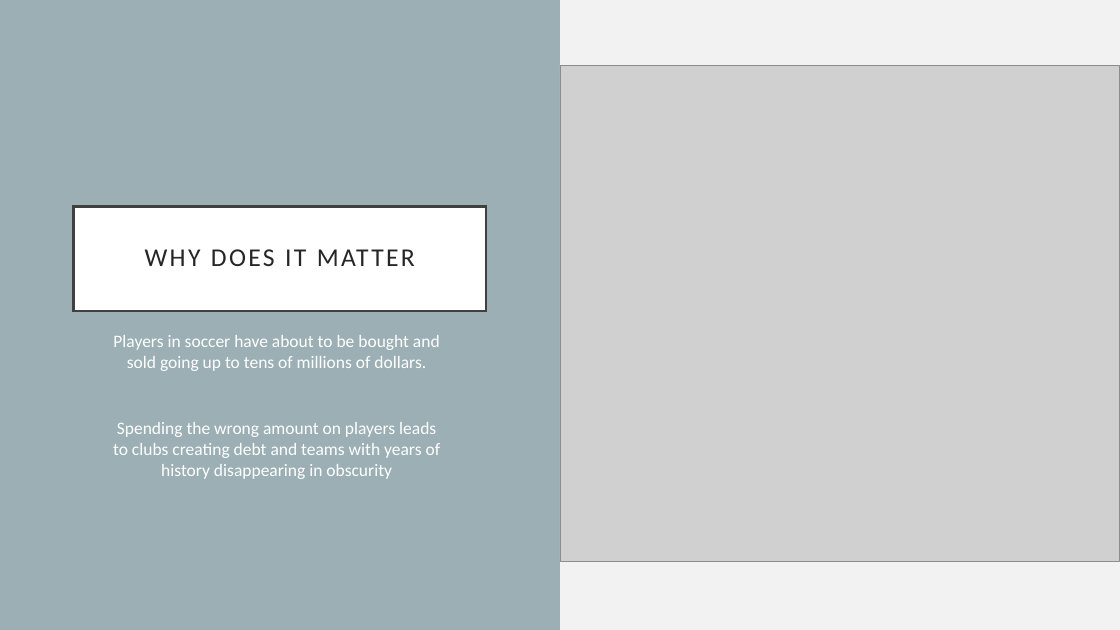
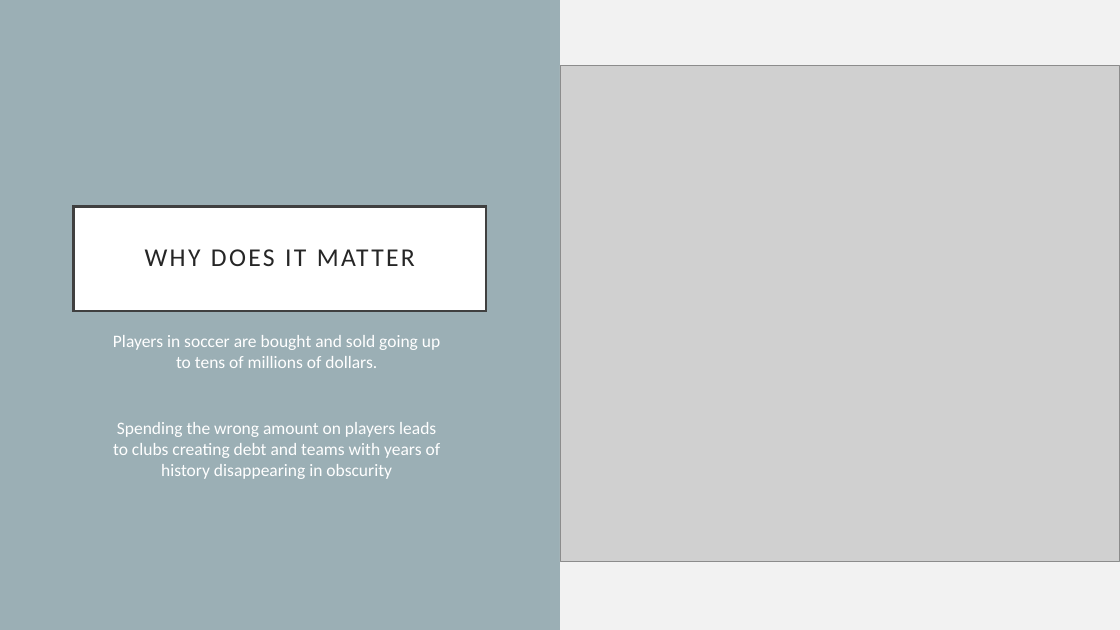
Before and after one commit to uaayub/MarketValuesSoccer, a slide deck: slide 2 of CSC382 Project Presentation.pptx. Drawn at 1120x630 pixels with LibreOffice and Linux fonts; fonts in the diff are those of the drawing; grey boxes stand for pictures. Boxes give left, top, right and bottom in pixels: in the first picture for what was removed or moved away, otherwise in the second. Text is boxed around its words. In the diff, an @@ line names an element or a change of style, - is before the commit and + after.

```diff
--- a/CSC382 Project Presentation.pptx
+++ b/CSC382 Project Presentation.pptx
@@ text at [113,335,440,368]: text changed @@
-Players in soccer have about to be bought and sold going up to tens of millions of dollars.
+Players in soccer are bought and sold going up to tens of millions of dollars.
```
Also in this commit, not shown: 3 other slides changed, 3 slides added.
